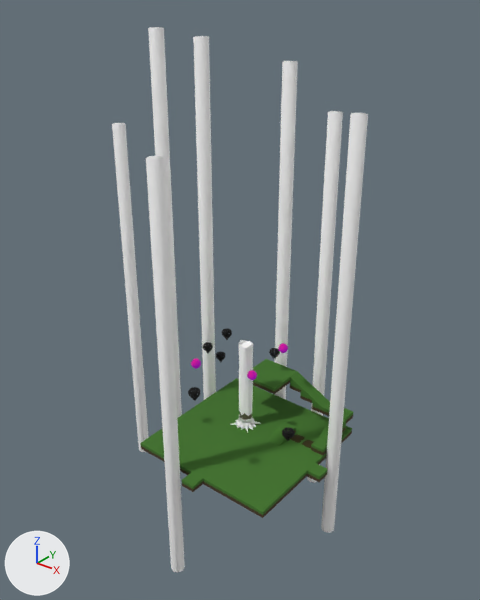
The glTF model assets/levels/World.glb: old version first, new version second.
The view is the same before and after, from a camera (50 mm lens) standing at (48.4, -62.4, 61.2) and looking at (-7.3, 7.2, 18.1). Arrows for +X, +Y and +Z are at lower left; the lights stay in place. The picture after the commit comes second. Where no turn or scale is listed for an object, it has been applied to the vertices.

In view in the first picture: 'pine.001', 'pine.002', 'pine.003', 'pine.004', 'pine.005', 'pine.006', 'pine.007', 'terrain_block.001', 'terrain_block.009', 'tree_rotten_top.001' and 25 more.
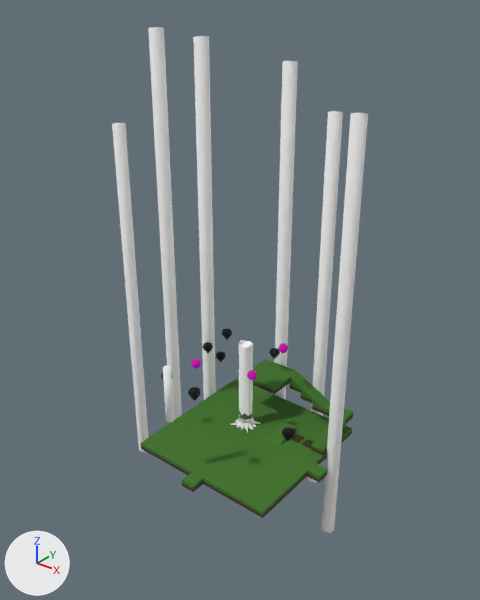
The change in detail:
Object 'pine.001' (ob_pine_001) is rescaled from (2.0, 2.0, 7.6) to (1.0, 1.0, 1.0).

Changed parts and their boxes (x1, y1, x2, y2) in the pictures (480 x 600 px):
'pine.001', rescaled (70% narrower, 86% shorter): before (146, 156, 185, 573); after (163, 366, 174, 422)
